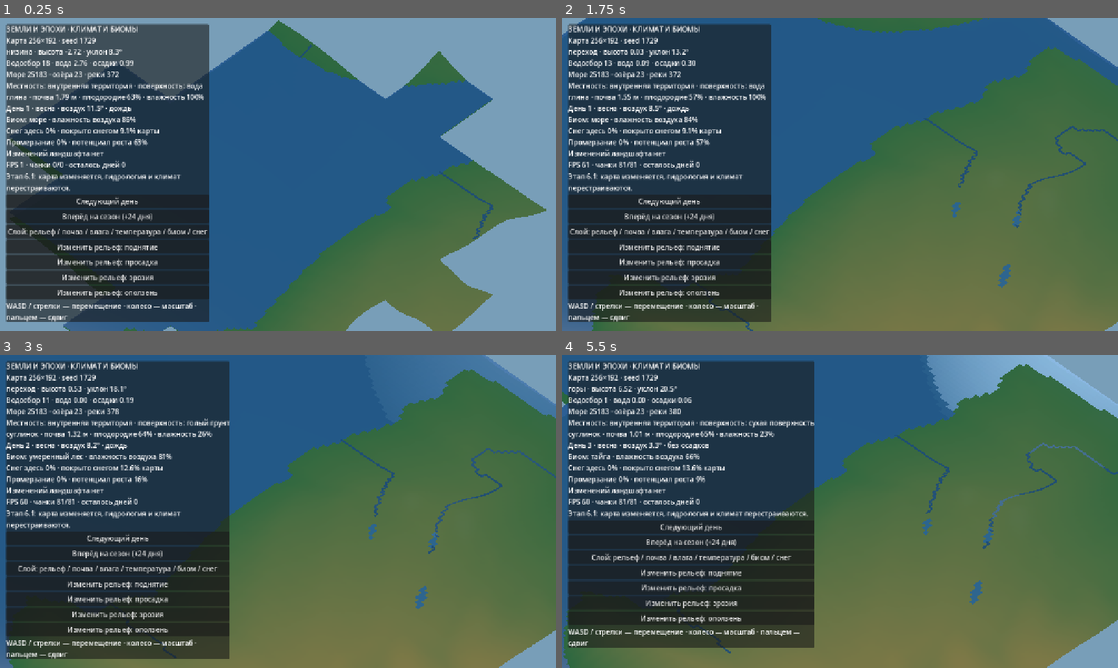
Above: before the commit, frames 1-4 (two rows, left to right).
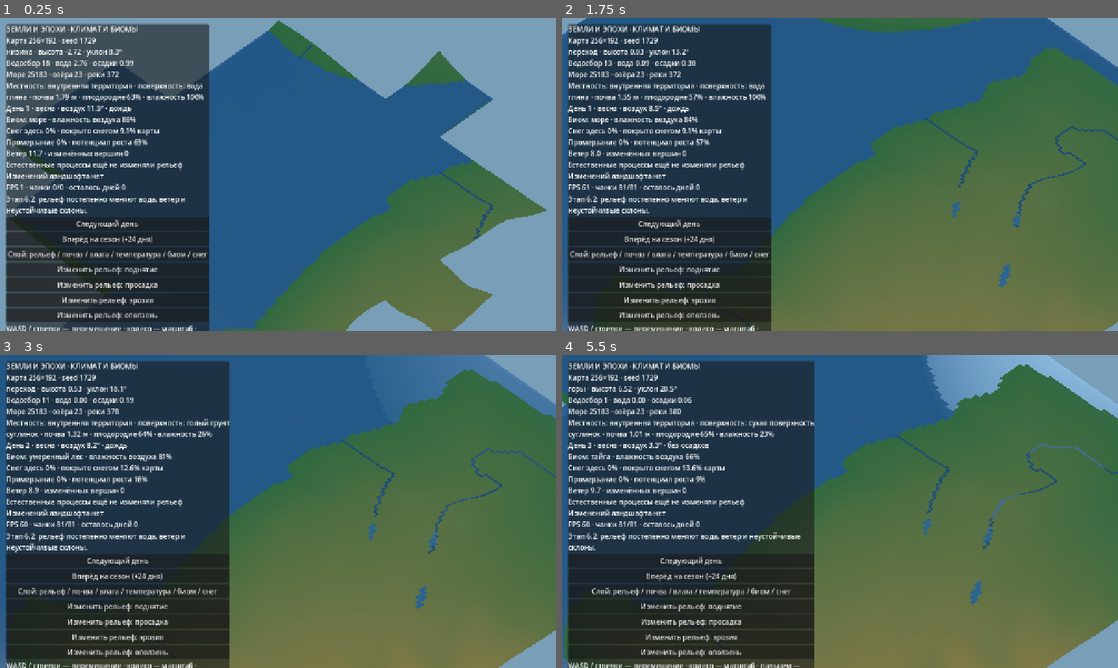
Above: after the commit, the same moments.

Repository: cyrox007/lands-and-ages
Game: Godot game, scene res://scenes/world.tscn
The game is run twice, just before and just after one commit, with the same random seed, the same clock (stepped at 60 frames per second) and the same inputs.
Inputs (mouse positions are in pixels of both pictures, inside the frame that each line leads up to):
- Up to frame 1 (0.25 s): no input
- Up to frame 2 (1.75 s): move the mouse to (962, 158) at 0.52 s; hold D 0.53-1.25 s; click (962, 158) at 0.67 s; drag from (728, 190) to (812, 237) at 1.27 s
- Up to frame 3 (3 s): click "Следующий день" at 2 s; move the mouse to (333, 442) at 2.77 s; hold D from 2.78 s (still down)
- Up to frame 4 (5.5 s): release D at 3.5 s; drag from (812, 574) to (673, 464) at 3.52 s; click "Следующий день" at 4.25 s; move the mouse to (1006, 558) at 5.02 s; hold A from 5.03 s (still down)

The runs differ from the first frame. In frame 1, 10% of the frame differs, in the area x 1-38%, y 41-100%; in frame 2, 8.6%; in frame 3, 8.3%; in frame 4, 10%, in the area x 1-46%, y 41-100%.

Commit message:
feat(world): встроить природные процессы в суточный цикл Godot

Diff:
--- a/godot/scripts/world.gd
+++ b/godot/scripts/world.gd
@@ -12,6 +12,7 @@
 const Surface = preload("res://scripts/surface.gd")
 const Climate = preload("res://scripts/climate.gd")
 const LandscapeEvents = preload("res://scripts/landscape_events.gd")
+const NaturalProcesses = preload("res://scripts/natural_processes.gd")
 
 const VIEW_RADIUS := 4
 const BUILD_PER_FRAME := 2
@@ -24,6 +25,8 @@
 var _surface: RefCounted
 var _climate: RefCounted
 var _landscape_events: RefCounted
+var _natural_processes: RefCounted
+var _process_status := "Естественные процессы ещё не изменяли рельеф"
 var _last_event := "Изменений ландшафта нет"
 var _view_mode := 4
 var _days_pending := 0
@@ -49,6 +52,8 @@
 	_climate = Climate.new(_world_model, _hydro)
 	_climate.rebuild()
 	_landscape_events = LandscapeEvents.new(_world_model)
+	_natural_processes = NaturalProcesses.new(
+		_world_model, _hydro, _surface, _climate)
 	_climate.set_day(1)
 	_surface.advance_climate_day(_climate)
 	_hydro.apply_rainfall_map(_surface.runoff_map())
@@ -110,7 +115,7 @@
 	_status = Label.new()
 	column.add_child(_status)
 	var info := Label.new()
-	info.text = "Этап 6.1: карта изменяется, гидрология и климат перестраиваются."
+	info.text = "Этап 6.2: рельеф постепенно меняют вода, ветер и неустойчивые склоны."
 	info.autowrap_mode = TextServer.AUTOWRAP_WORD_SMART
 	column.add_child(info)
 	var day_button := Button.new()
@@ -270,6 +275,10 @@
 	_climate.set_day(_climate.day + 1)
 	_surface.advance_climate_day(_climate)
 	_hydro.apply_rainfall_map(_surface.runoff_map())
+	var event: Dictionary = _natural_processes.advance_day(_climate.day)
+	if not event.is_empty():
+		_process_status = "%s, день %d: %s" % [
+			event["process"], event["day"], event["cell"]]
 
 
 func _cycle_view() -> void:
@@ -313,6 +322,9 @@
 	_status.text += "Промерзание %.0f%% · потенциал роста %.0f%%\n" % [
 		float(ground["frost"]) * 100.0,
 		float(ground["growth_potential"]) * 100.0]
+	_status.text += "Ветер %.1f · изменённых вершин %d\n" % [
+		float(weather["wind_speed"]), _world_model.changed_vertex_count()]
+	_status.text += "%s\n" % _process_status
 	_status.text += "%s\n" % _last_event
 	_status.text += "FPS %d · чанки %d/%d · осталось дней %d" % [
 		Engine.get_frames_per_second(), _active.size(),
